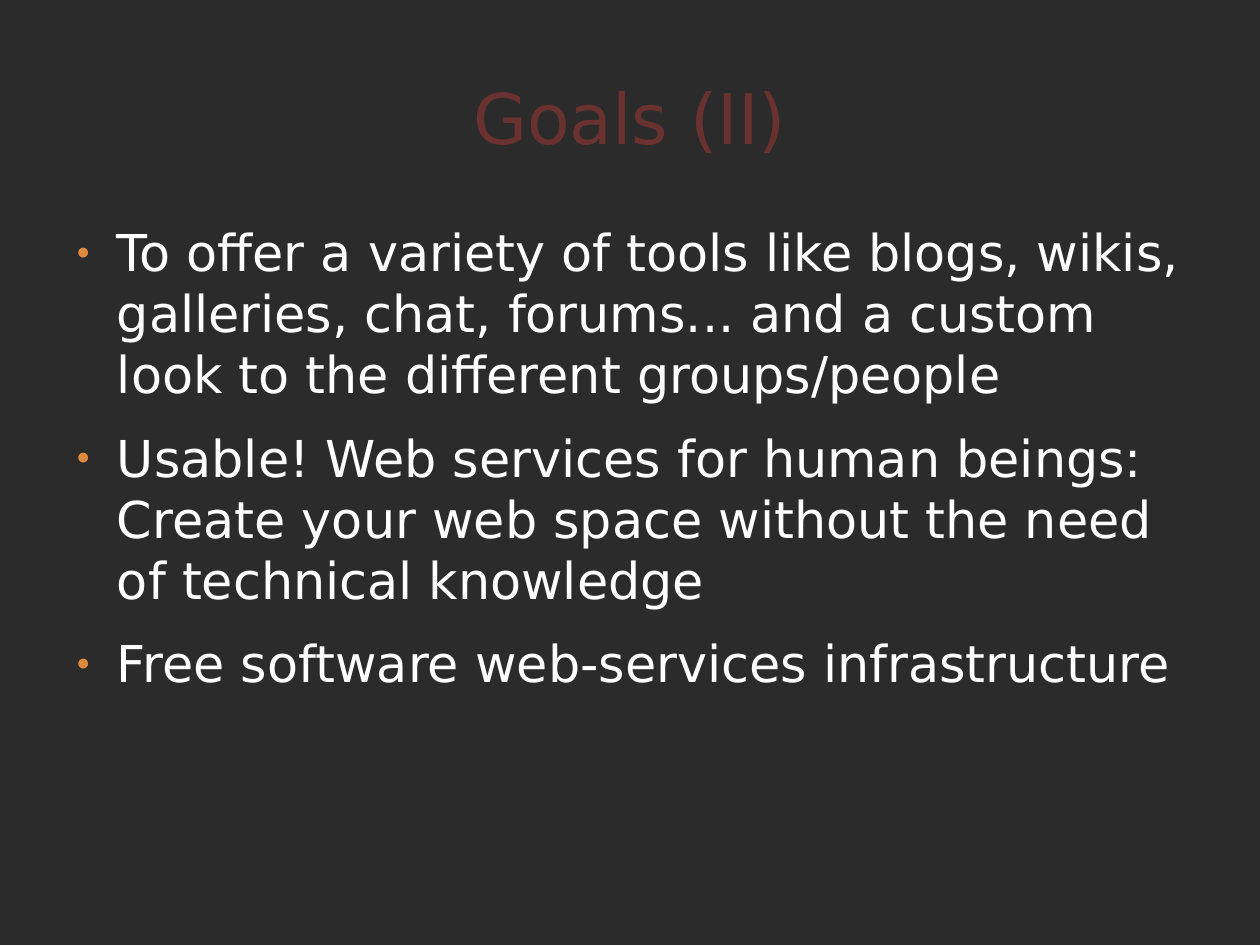
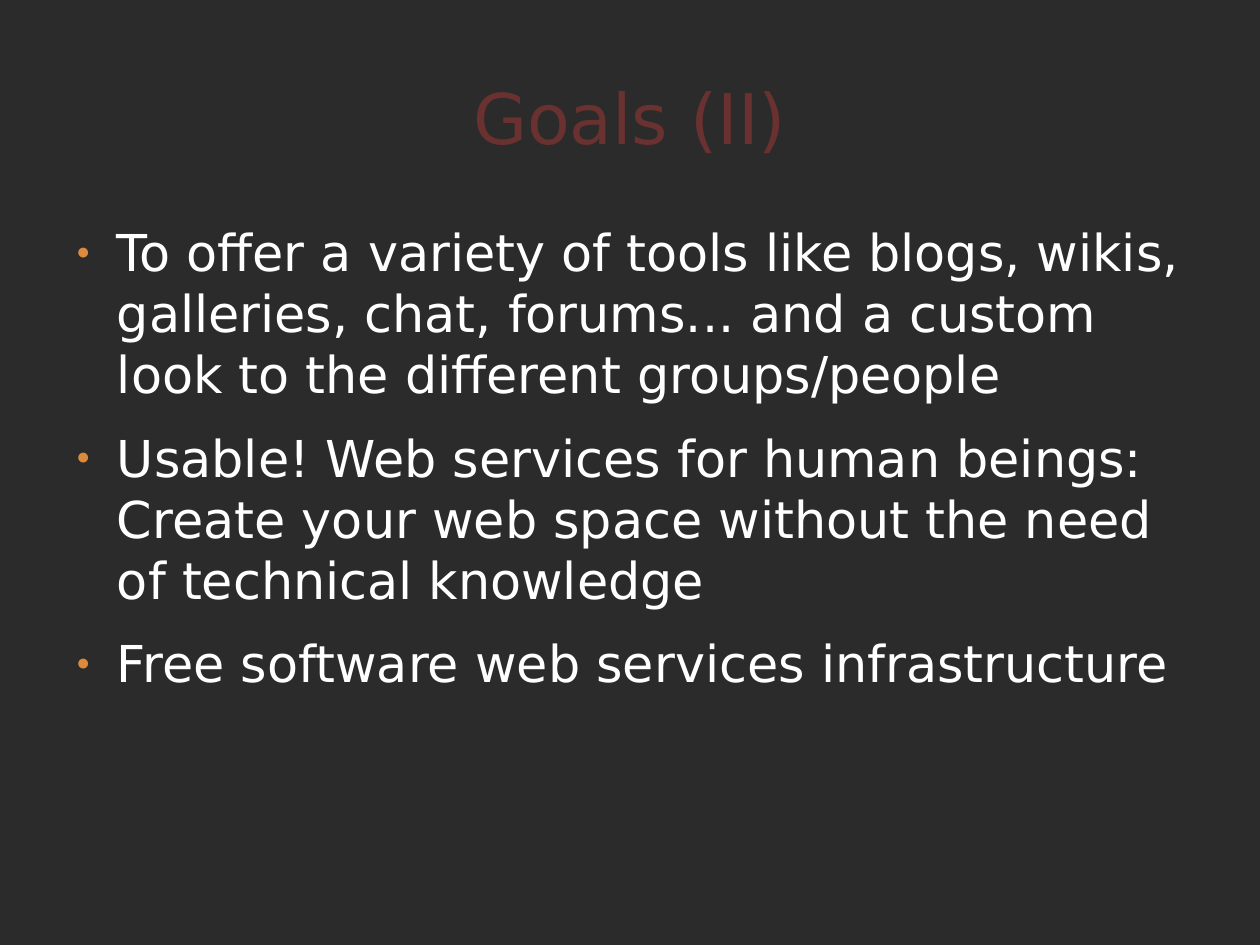
Before and after one commit to comunes/kune, a slide deck: slide 4 of doc/kune-dic-08.odp (slide 5 before the commit). Drawn at 1260x945 pixels with LibreOffice and Linux fonts; fonts in the diff are those of the drawing; background and template pictures are left out; a plain dark background stands for a picture behind light text. Boxes give left, top, right and bottom in pixels: in the first picture for what was removed or moved away, otherwise in the second. Text is boxed around its words. In the diff, an @@ line names an element or a change of style, - is before the commit and + after.

```diff
--- a/doc/kune-dic-08.odp
+++ b/doc/kune-dic-08.odp
@@ text at [117, 643, 1168, 683]: text changed @@
-● Free software web-services infrastructure
+● Free software web services infrastructure
```
Also in this commit, not shown: 13 other slides changed, 2 slides removed.
